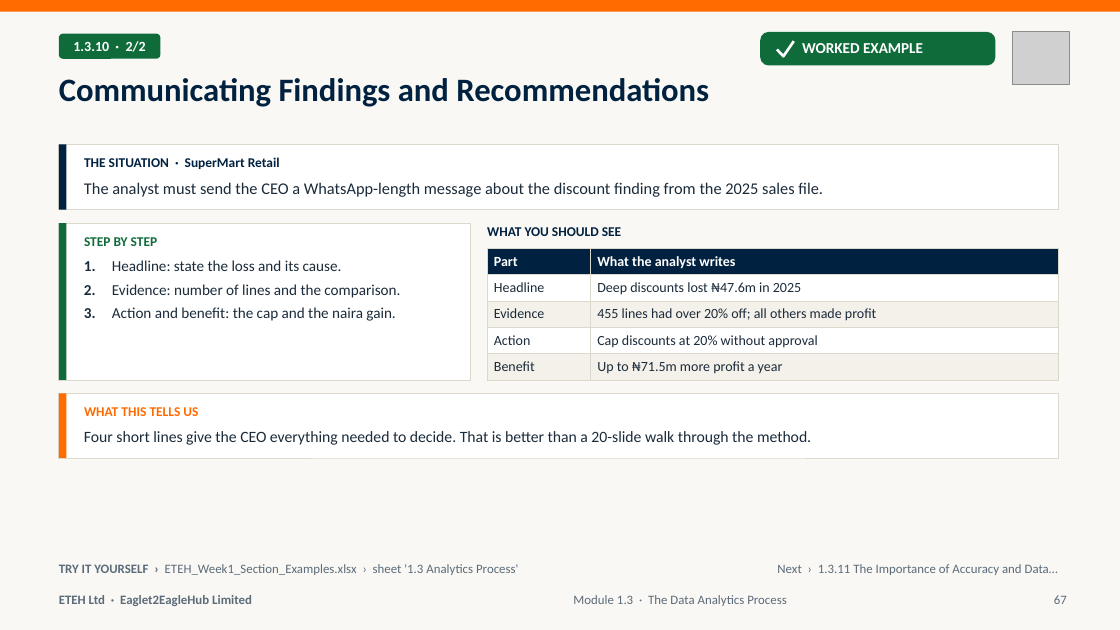
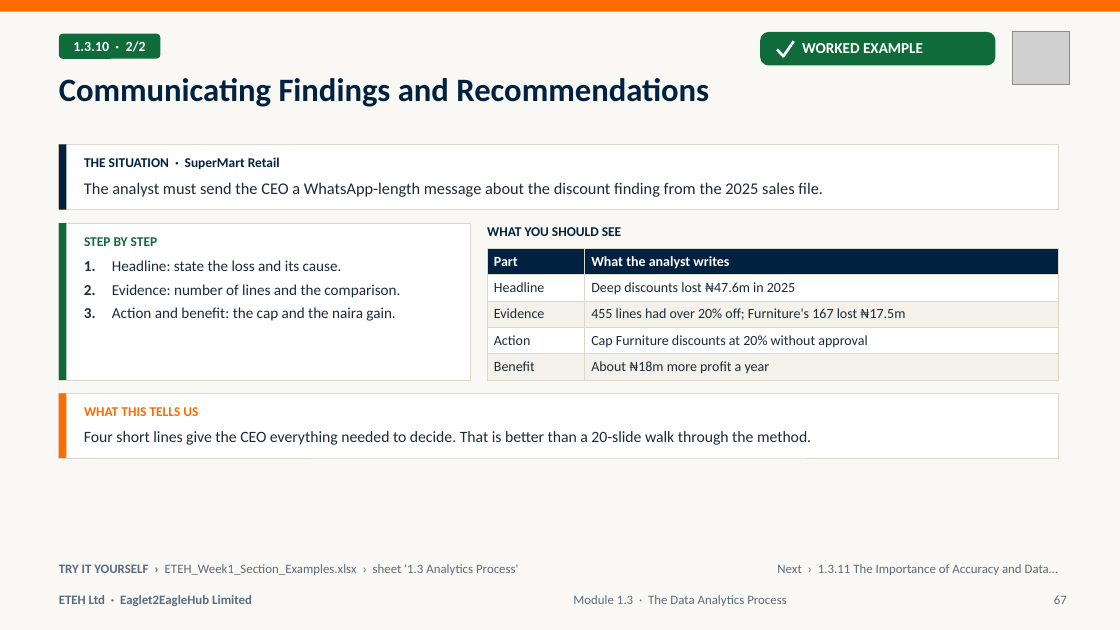
Before and after one commit to MaxiKen/ETEH, a slide deck: slide 67 of ETEH_Bootcamp_Pack/ETEH_Vol1_Week1_Foundations_Slides.pptx. Drawn at 1120x630 pixels with LibreOffice and Linux fonts; fonts in the diff are those of the drawing; grey boxes stand for pictures. Boxes give left, top, right and bottom in pixels: in the first picture for what was removed or moved away, otherwise in the second. Text is boxed around its words. In the diff, an @@ line names an element or a change of style, - is before the commit and + after.

```diff
--- a/ETEH_Bootcamp_Pack/ETEH_Vol1_Week1_Foundations_Slides.pptx
+++ b/ETEH_Bootcamp_Pack/ETEH_Vol1_Week1_Foundations_Slides.pptx
@@ table at (487,249,1059,381) @@
-row 3, column 2: 455 lines had over 20% off; all others made profit
+row 3, column 2: 455 lines had over 20% off; Furniture's 167 lost ₦17.5m
-row 4, column 2: Cap discounts at 20% without approval
+row 4, column 2: Cap Furniture discounts at 20% without approval
-row 5, column 2: Up to ₦71.5m more profit a year
+row 5, column 2: About ₦18m more profit a year
```
Also in this commit, not shown: 4 other slides changed, 30 other files.
